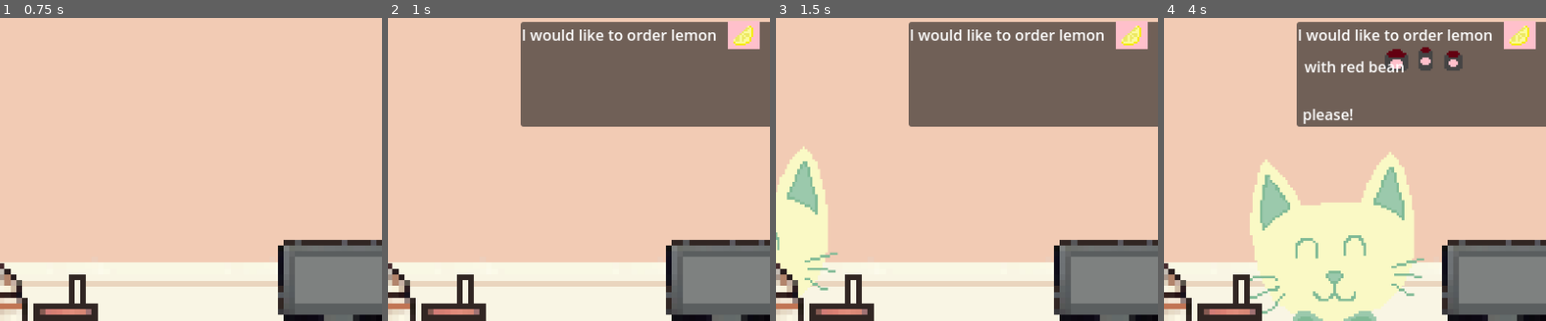
Above: before the commit, frames 1-4 (left to right).
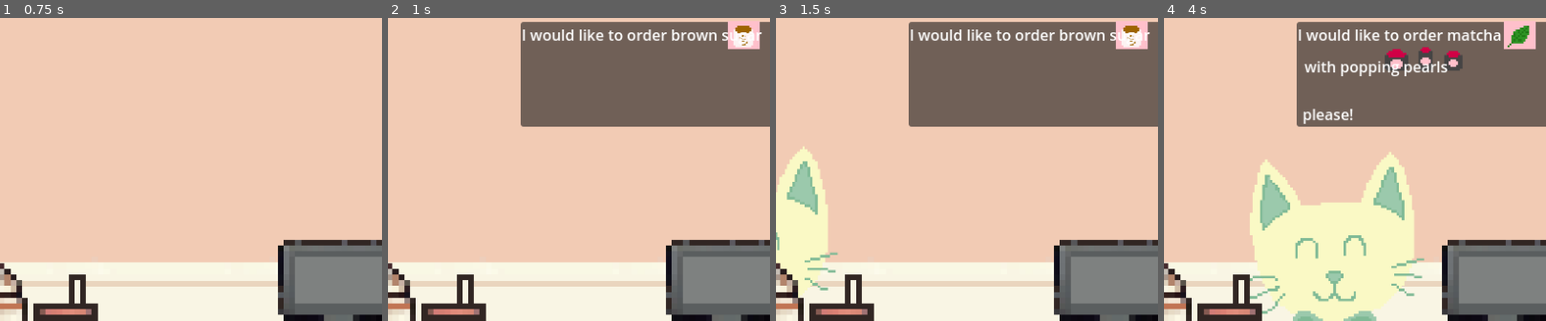
Above: after the commit, the same moments.

Repository: aylabaguette/40sGame
Game: Godot game, scene res://scenes/main.tscn
The game is run twice, just before and just after one commit, with the same random seed, the same clock (stepped at 60 frames per second) and the same inputs.
Inputs (mouse positions are % of the whole screen's width and height, from its top left):
- Up to frame 1 (0.75 s): tap Enter at 0.5 s; move the mouse to (39, 86) at 0.52 s; click (39, 86) at 0.6 s
- Up to frame 2 (1 s): no input
- Up to frame 3 (1.5 s): move the mouse to (78, 27) at 1.27 s; click (78, 27) at 1.35 s
- Up to frame 4 (4 s): move the mouse to (60, 28) at 2.02 s; click (60, 28) at 2.1 s; move the mouse to (45, 70) at 2.77 s; click (45, 70) at 2.85 s; tap Space at 3.5 s; move the mouse to (80, 65) at 3.52 s; click (80, 65) at 3.6 s
The pictures show only the part of the screen within x 36-86%, y 14-64%; the shares and areas given below are measured in that part.

Frame 1 is identical in both runs. In frame 2, 0.7% of the frame differs, in the area x 74-98%, y 2-10%; in frame 3, 0.7%; in frame 4, 1.4%, in the area x 46-96%, y 2-20%.

Commit message:
made it so the flavour topping would be randomized within the speech bubble

Diff:
--- a/40s-game/scenes/SpeechBubble.gd
+++ b/40s-game/scenes/SpeechBubble.gd
@@ -81,42 +81,49 @@
 	await get_tree().create_timer(1).timeout
 
 	label4.text = order4
-
 func showSpeechBubble():
 	var toppings_array = SignalBus.unlockedToppings.duplicate()
 	toppings_array.shuffle()
 
 	if toppings_array.size() < 2:
-		push_error("Not enough toppings unlocked to show two random toppings.")
+		push_error("❌ Not enough toppings unlocked to show two random toppings.")
 		return
 
-	# Pick two random topping texture paths
 	var toppingSelected = toppings_array[0]
 	var toppingSelected2 = toppings_array[1]
 
-	# Debug prints to confirm random selection
-	print("Random Topping 1 Selected: ", toppingSelected)
-	print("Random Topping 2 Selected: ", toppingSelected2)
-
-	# Hardcoded flavor
-	var flavourSelected = "res://sprites/kitchen/toppings - dispenser/lemon.PNG"
-	print("Flavour Selected: ", flavourSelected)
-
-	# Get names
+	# ✅ Randomize flavour from unlocked drinks
+	var drinks_array = SignalBus.unlockedDrinks.duplicate()
+	drinks_array.shuffle()
+
+	if drinks_array.size() < 1:
+		push_error("❌ No drinks unlocked.")
+		return
+
+	var flavourSelected = drinks_array[0]
+
+	# ✅ Debug prints
+	print("🥤 Random Flavour Selected: ", flavourSelected)
+	print("🍧 Topping 1 Selected: ", toppingSelected)
+	print("🍧 Topping 2 Selected: ", toppingSelected2)
+
+	# Get file names from paths
 	var topping1Name = getName(toppingSelected)
 	var topping2Name = getName(toppingSelected2)
-	var flavourName = getName(flavourSelected)
+	var flavourName = getName(flavourSelected.resource_path)
+
 
 	var message1 = "I would like to order " + flavourName
 	var message2 = " with " + topping1Name
 	var message3 = " and " + topping2Name
 	var message4 = " please!"
 
-	# Print out full message (for extra debugging clarity)
-	print("Full Message: ", message1, " ", message2, " ", message3, " ", message4)
-
-	setBubble(flavourSelected, toppingSelected, toppingSelected2, message1, message2, message3, message4)
+	# Print final message
+	print("🗨️ Full Message: ", message1, " ", message2, " ", message3, " ", message4)
+
+	setBubble(flavourSelected.resource_path, toppingSelected, toppingSelected2, message1, message2, message3, message4)
 	panel.visible = true
+
 
 
 
